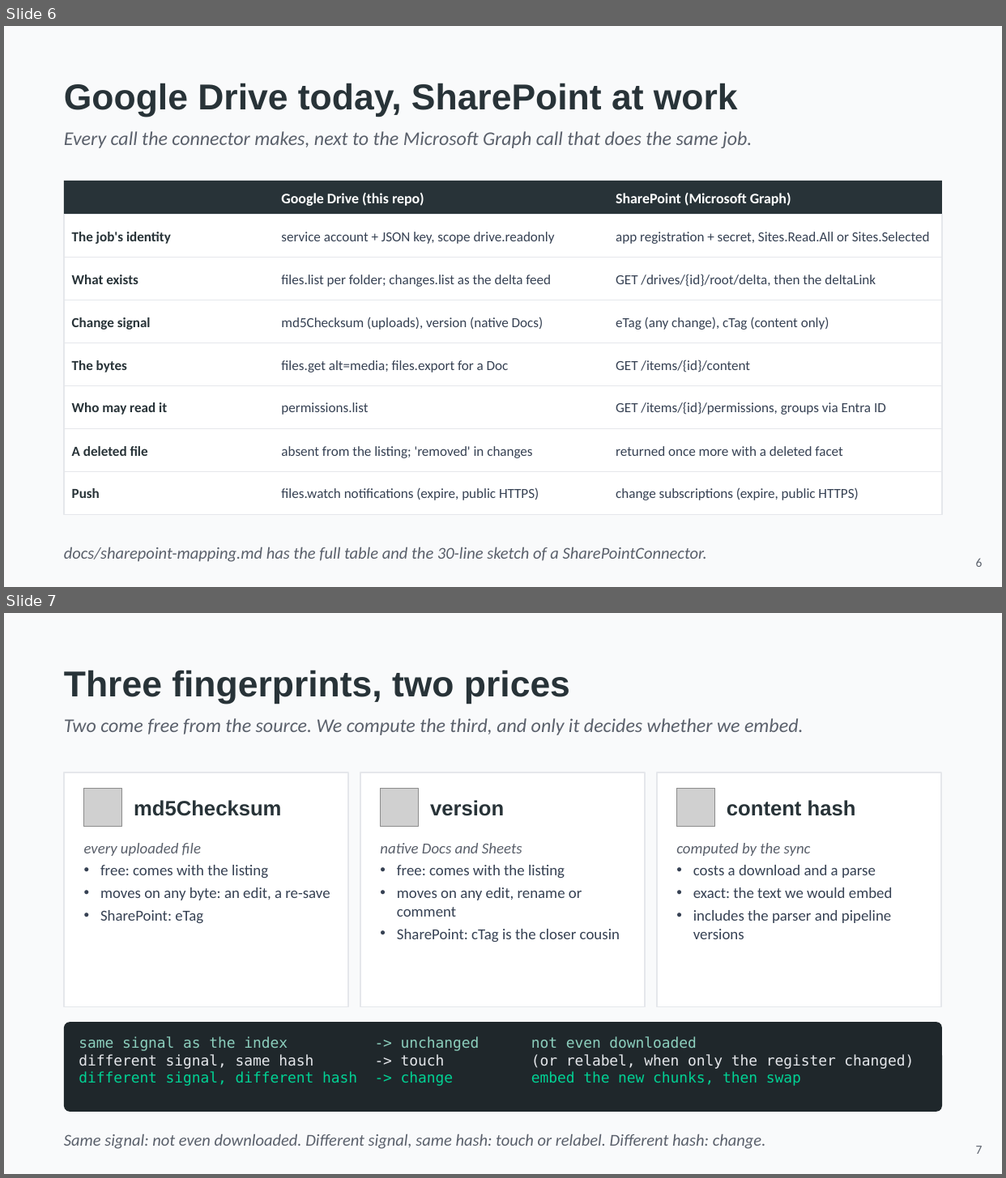
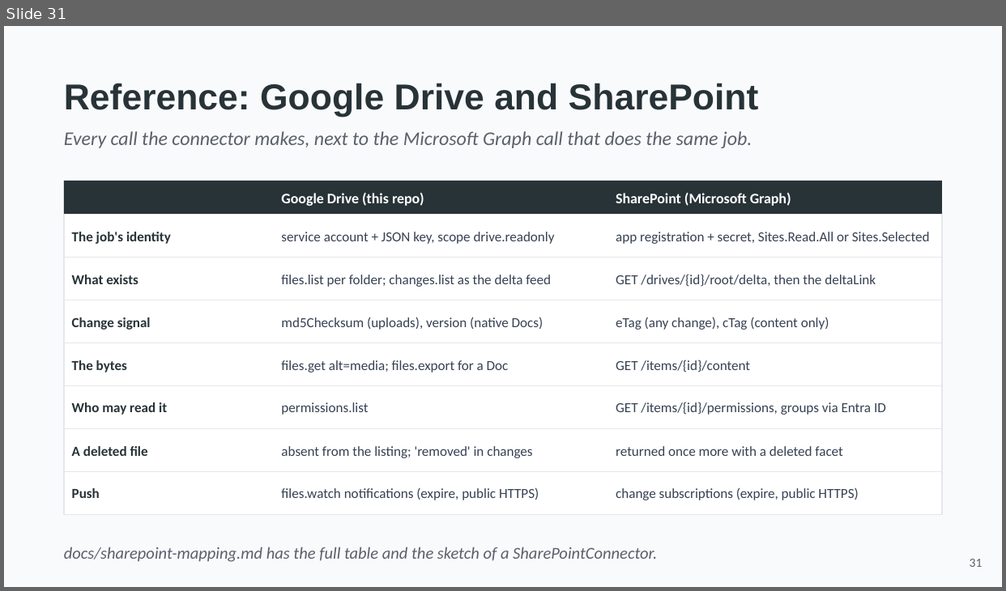
Before and after one commit to hasankanaan26/acme-desk, a slide deck: slides/part1-source.pptx. Shown one above the other, each under a label of ours: slides 6 and 7 before the commit, slide 31 after it. The pictures are 1006x1178 and 1006x591 pixels, drawn with LibreOffice and Linux fonts; fonts in the diff are those of the drawing; grey boxes stand for pictures. Boxes give left, top, right and bottom in pixels: in the first picture for what was removed or moved away, otherwise in the second. Text is boxed around its words. In the diff, an @@ line names an element or a change of style, - is before the commit and + after.

```diff
--- a/slides/part1-source.pptx
+++ b/slides/part1-source.pptx
@@ slide 7 removed at [4,613,1002,1174], background #F9FAFB @@
@@ text removed at [64,670,570,705] @@
-Three fingerprints, two prices
@@ text removed at [64,718,803,735] @@
-Two come free from the source. We compute the third, and only it decides whether we embed.
@@ rectangle removed at [64,773,348,1007] @@
@@ rectangle removed at [360,773,645,1007] @@
@@ rectangle removed at [657,773,941,1007] @@
@@ picture removed at [84,789,121,827] @@
@@ text removed at [134,800,281,816] @@
-md5Checksum
@@ picture removed at [380,789,418,827] @@
@@ text removed at [430,800,504,816] @@
-version
@@ picture removed at [676,789,714,827] @@
@@ text removed at [727,800,856,816] @@
-content hash
@@ text removed at [84,843,330,924] @@
-every uploaded file
-• free: comes with the listing
-• moves on any byte: an edit, a re-save
-• SharePoint: eTag
@@ text removed at [380,843,620,942] @@
-native Docs and Sheets
-• free: comes with the listing
-• moves on any edit, rename or comment
-• SharePoint: cTag is the closer cousin
@@ text removed at [676,843,893,939] @@
-computed by the sync
-• costs a download and a parse
-• exact: the text we would embed
-• includes the parser and pipeline versions
@@ rounded rectangle removed at [64,1022,942,1112] @@
@@ text removed at [79,1037,914,1086] @@
-same signal as the index -> unchanged not even downloaded
-different signal, same hash -> touch (or relabel, when only the register changed)
-different signal, different hash -> change embed the new chunks, then swap
@@ text removed at [64,1135,766,1149] @@
-Same signal: not even downloaded. Different signal, same hash: touch or relabel. Different hash: change.
@@ text removed at [976,1146,982,1154] @@
-7
@@ what was slide 6 is now slide 31 @@
@@ slide 31 changed as well @@
@@ text at [64,83,759,118]: text changed @@
-Google Drive today, SharePoint at work
+Reference: Google Drive and SharePoint
@@ text at [64,548,657,562]: text changed @@
-docs/sharepoint-mapping.md has the full table and the 30-line sketch of a SharePointConnector.
+docs/sharepoint-mapping.md has the full table and the sketch of a SharePointConnector.
@@ text at [970,559,982,567]: text changed @@
-6
+31
```
Also in this commit, not shown: 14 other slides changed, 21 slides added, 5 other slides removed, 28 other files.
